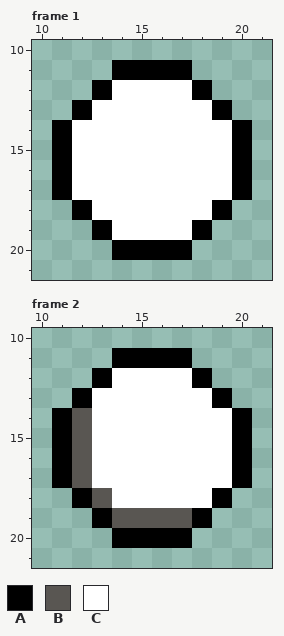
File history of a pixel-art file, ProjectSprites/Bullets/bullet-concept.aseprite. The picture above was drawn from the file before the commit.
32x32 pixels, 7 frames. Shown: frame 1: x 10..21, y 10..21; frame 2: x 10..21, y 10..21. The commit also changed other frames, which this record leaves out.
Palette (. is transparent): A #000000  B #595652  C #ffffff
Pixels before, frame 1, first column x 11:
11 ...AAAA...
12 ..ACCCCA..
13 .ACCCCCCA.
14 ACCCCCCCCA
15 ACCCCCCCCA
16 ACCCCCCCCA
17 ACCCCCCCCA
18 .ACCCCCCA.
19 ..ACCCCA..
20 ...AAAA...
Pixels before, frame 2, first column x 11:
11 ...AAAA...
12 ..ACCCCA..
13 .ACCCCCCA.
14 ABCCCCCCCA
15 ABCCCCCCCA
16 ABCCCCCCCA
17 ABCCCCCCCA
18 .ABCCCCCA.
19 ..ABBBBA..
20 ...AAAA...
And afterwards:
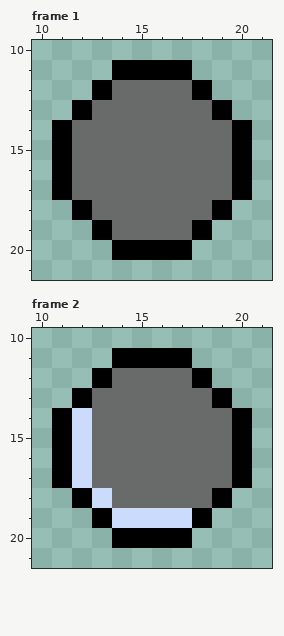
What changed:
Colour B changes from #595652 to #cbdbfc.
Colour C changes from #ffffff to #696a6a.
